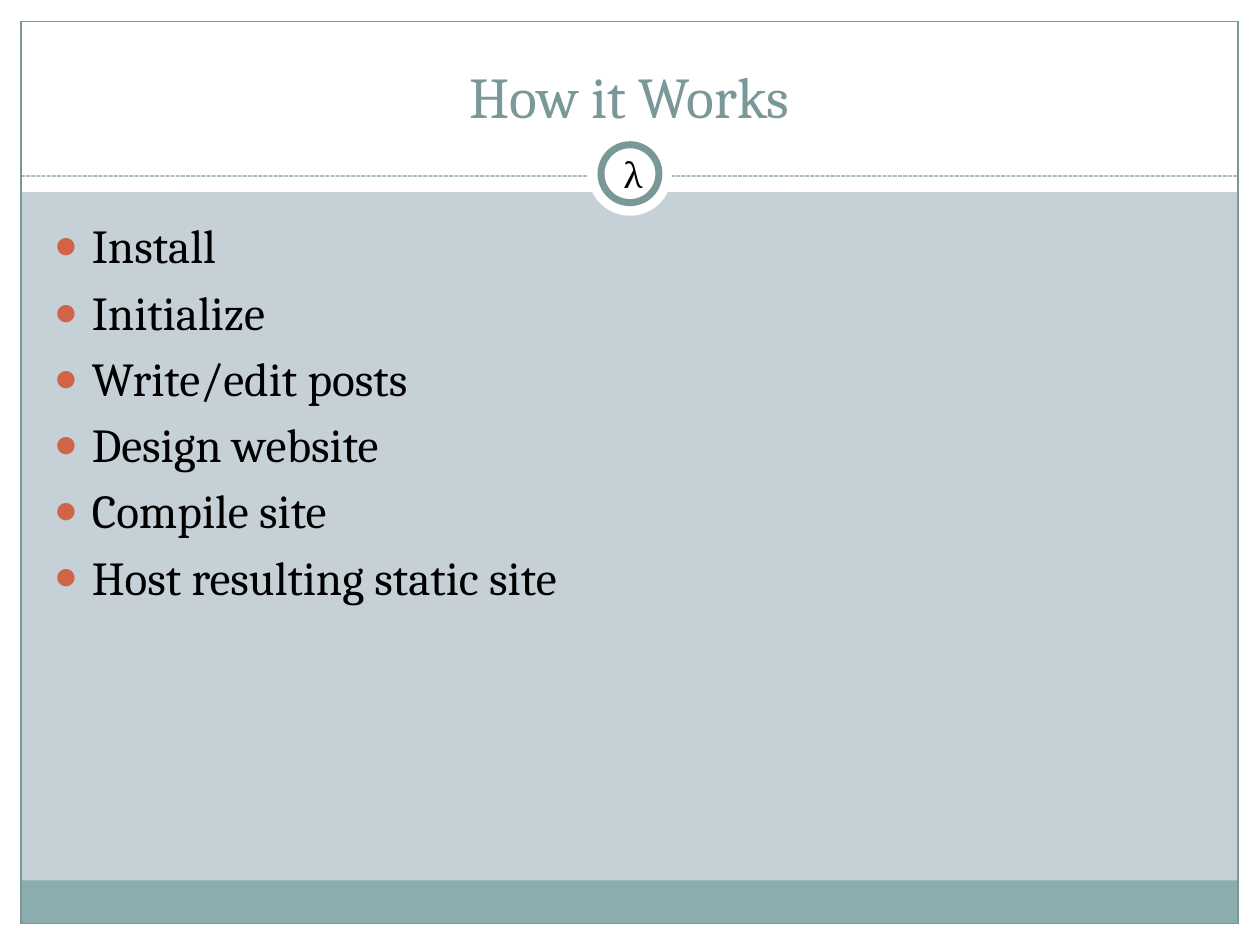
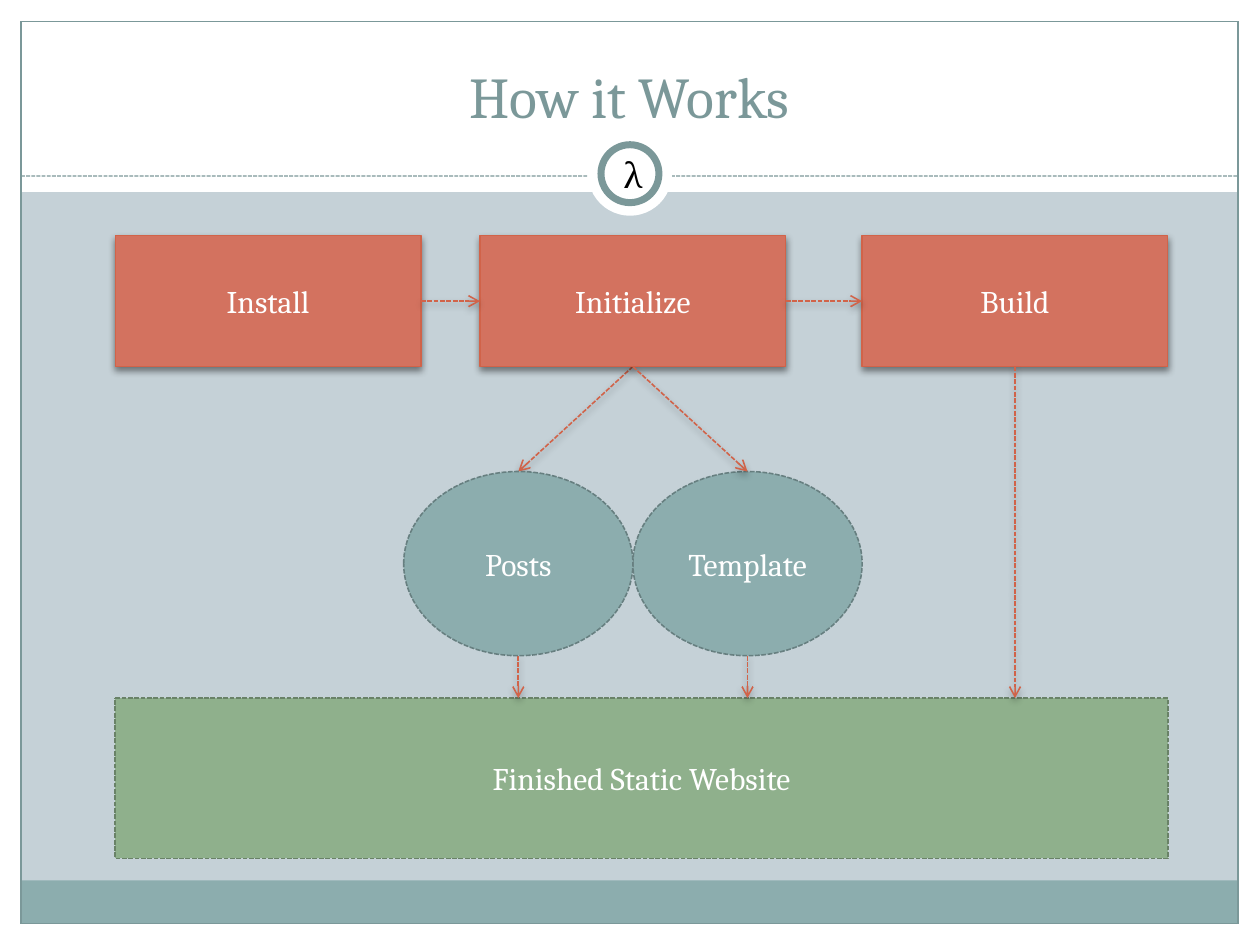
Before and after one commit to 2016rshah/Meta-BlaTeX, a slide deck: slide 4 of Presentations/Final_Presentation.pptx. Drawn at 1260x945 pixels with LibreOffice and Linux fonts; fonts in the diff are those of the drawing. Boxes give left, top, right and bottom in pixels: in the first picture for what was removed or moved away, otherwise in the second. Text is boxed around its words. In the diff, an @@ line names an element or a change of style, - is before the commit and + after.

```diff
--- a/Presentations/Final_Presentation.pptx
+++ b/Presentations/Final_Presentation.pptx
@@ text removed at box(92, 230, 556, 604) @@
-● Install
-● Initialize
-● Write/edit posts
-● Design website
-● Compile site
-● Host resulting static site
@@ rectangle added at box(115, 236, 421, 367), fill #D4725F, outline #D16349 0.75 pt, 18 pt, text #FFFFFF @@
+Install
@@ rectangle added at box(480, 236, 786, 367), fill #D4725F, outline #D16349 0.75 pt, 18 pt, text #FFFFFF @@
+Initialize
@@ rectangle added at box(862, 236, 1168, 367), fill #D4725F, outline #D16349 0.75 pt, 18 pt, text #FFFFFF @@
+Build
@@ arrow added from (421, 301) to (480, 301), #D16349 0.9 pt dashed @@
@@ arrow added from (786, 301) to (862, 301), #D16349 0.9 pt dashed @@
@@ arrow added from (633, 367) to (518, 471), #D16349 0.9 pt dashed @@
@@ arrow added from (633, 367) to (747, 471), #D16349 0.9 pt dashed @@
@@ arrow added from (1016, 367) to (1016, 698), #D16349 0.9 pt dashed @@
@@ ellipse added at box(403, 471, 633, 655), fill #8CADAE, outline #688081 0.9 pt dashed, 18 pt, text #FFFFFF @@
+Posts
@@ ellipse added at box(633, 471, 862, 655), fill #8CADAE, outline #688081 0.9 pt dashed, 18 pt, text #FFFFFF @@
+Template
@@ arrow added from (518, 655) to (518, 698), #D16349 0.9 pt dashed @@
@@ arrow added from (747, 655) to (747, 698), #D16349 0.9 pt dashed @@
@@ rectangle added at box(115, 698, 1167, 858), fill #8FB08C, outline #6A8268 0.9 pt dashed, 18 pt, text #FFFFFF @@
+Finished Static Website
```
Also in this commit, not shown: 5 other slides changed, 1 other file.
